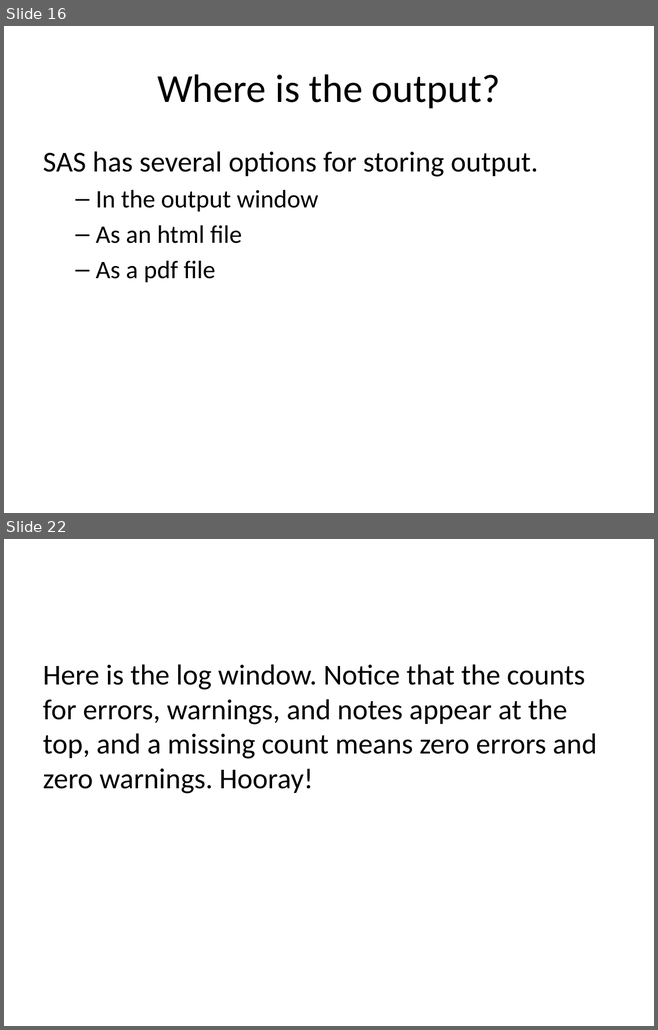
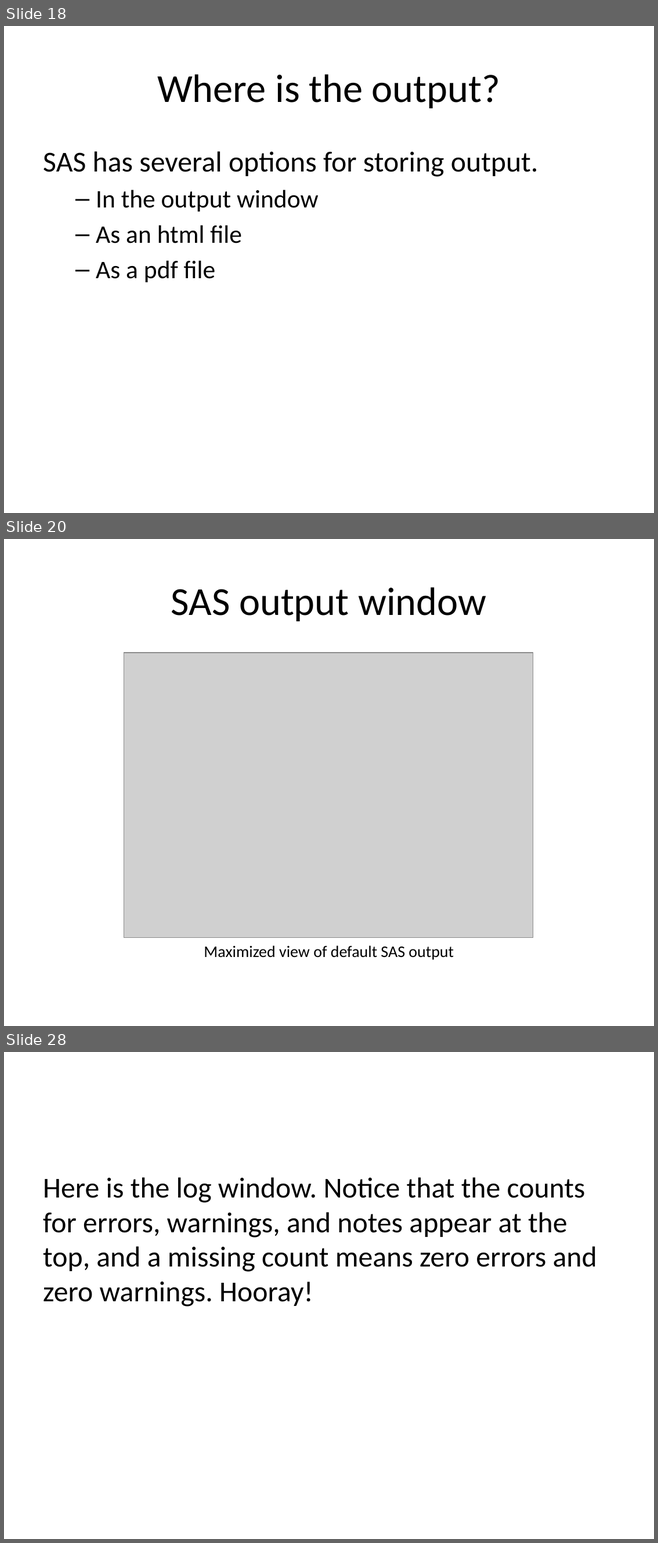
Before and after one commit to pmean/introduction-to-SAS, a slide deck: part0/src/getting-started.pptx. Shown one above the other, each under a label of ours: slides 16 and 22 before the commit, slides 18, 20 and 28 after it; the slides between them are not shown. The pictures are 658x1030 and 658x1543 pixels, drawn with LibreOffice and Linux fonts; fonts in the diff are those of the drawing; grey boxes stand for pictures. Boxes give left, top, right and bottom in pixels: in the first picture for what was removed or moved away, otherwise in the second. Text is boxed around its words. In the diff, an @@ line names an element or a change of style, - is before the commit and + after.

```diff
--- a/part0/src/getting-started.pptx
+++ b/part0/src/getting-started.pptx
@@ slide 20 added at (x1=4, y1=539, x2=654, y2=1026), background #FFFFFF @@
@@ title added at (x1=171, y1=587, x2=486, y2=621), 44 pt, text #000000 @@
+SAS output window
@@ picture added at (x1=124, y1=653, x2=533, y2=938) @@
@@ text added at (x1=204, y1=946, x2=453, y2=960), 18 pt, text #000000 @@
+Maximized view of default SAS output
@@ what was slide 16 is now slide 18 @@
@@ what was slide 22 is now slide 28 @@
```
Also in this commit, not shown: 3 slides changed, 22 other slides added, 16 slides removed, 3 other files.
